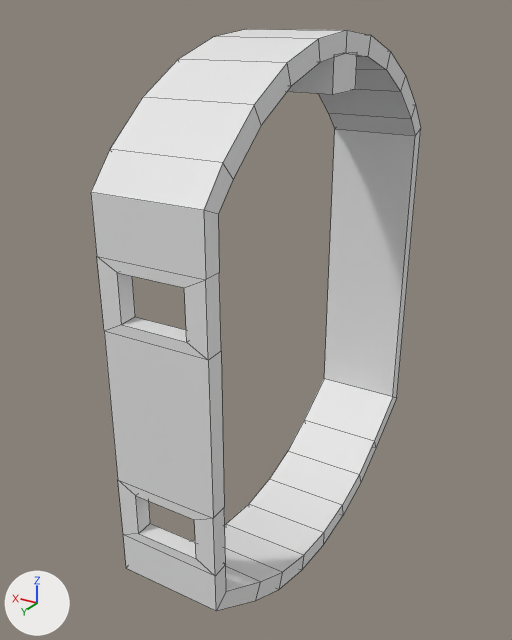
Two versions of the FBX model SUBMARİNE PUZZLE GAME/Assets/Art/Meshes/SM_SubmarineElevatorBase.fbx, one commit apart.
Both versions are drawn from a 50 mm camera at (-6.35, 11.9, 4.82) aimed at (0.57, 0.37, -0.94). Lighting does not change. The marker at lower left points along +X, +Y and +Z. Mesh edges are drawn as thin lines. Where no turn or scale is listed for an object, it has been applied to the vertices.

In view in the first picture: 'Cube.001', 'SubmarineElevatorBase'.
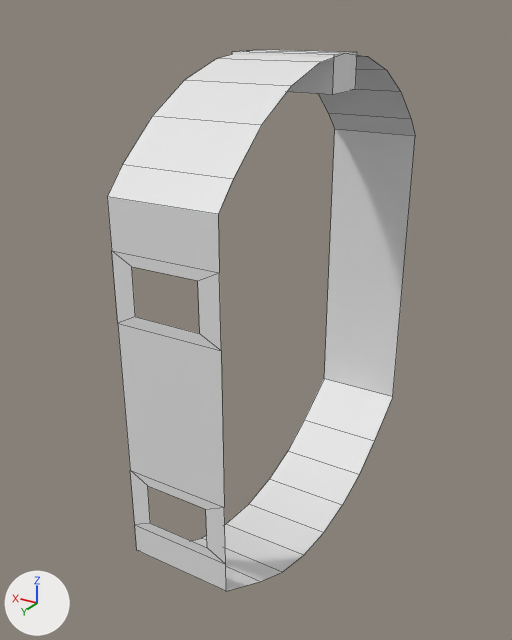
What differs and where, as boxes [x1, y1, x2, y2] in the pictures (512 x 640 px):
'SubmarineElevatorBase', reshaped (7% narrower, 8% shorter)
    before: [91, 29, 421, 611]
    after: [107, 54, 415, 591]
part 1 of me_cylinder_003, deleted
    before: [91, 29, 421, 611]

The change in detail:
me_cylinder_003 is used by ob_submarineelevatorbase; location (0.0, 0.0, -0.88).
me_cylinder_003 had 112 vertices, 116 faces and spanned x -1.0..1.0, y -4.34..4.34, z -5.47..5.47.
me_cylinder_003 now has 56 vertices, 30 faces and spans x -1.0..1.0, y -4.0..4.0, z -5.11..5.11.
Part 1, on me_cylinder_003:
56 vertices are removed from x -1.0..1.0, y -4.34..4.34, z -5.47..5.47.
86 faces are deleted.
